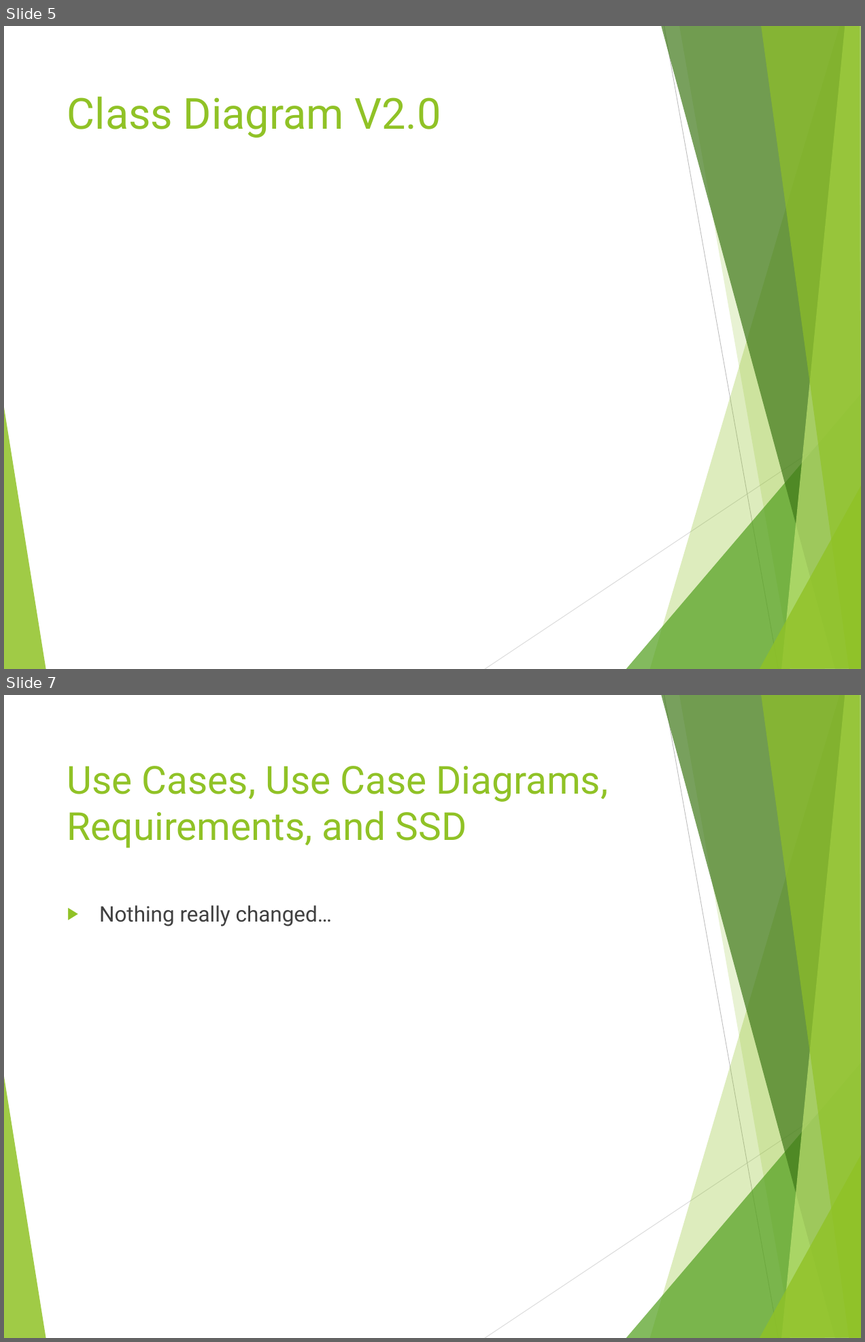
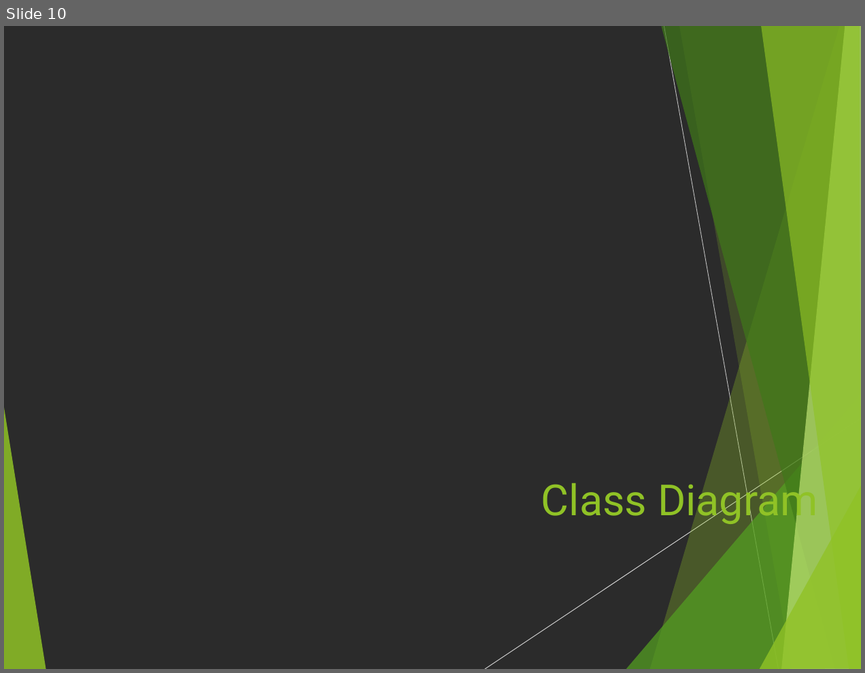
Before and after one commit to Haizhepi/BearRides, a slide deck: Documentation/Iteration3.pptx. Shown one above the other, each under a label of ours: slides 5 and 7 before the commit, slide 10 after it; the slides between them are not shown. The pictures are 865x1342 and 865x673 pixels, drawn with LibreOffice and Linux fonts; fonts in the diff are those of the drawing; background and template pictures are left out; a plain dark background stands for a picture behind light text. Boxes give left, top, right and bottom in pixels: in the first picture for what was removed or moved away, otherwise in the second. Text is boxed around its words. In the diff, an @@ line names an element or a change of style, - is before the commit and + after.

```diff
--- a/Documentation/Iteration3.pptx
+++ b/Documentation/Iteration3.pptx
@@ slide 7 removed at [4, 695, 861, 1338], background #FFFFFF; not listed: 10 template elements that a slide beside it also shows @@
@@ title removed at [67, 766, 609, 848] @@
-Use Cases, Use Case Diagrams, Requirements, and SSD
@@ text removed at [99, 905, 332, 926] @@
-▶ Nothing really changed…
@@ what was slide 5 is now slide 10 @@
@@ slide 10 changed as well @@
@@ background #FFFFFF to picture (left out) @@
@@ title at [541, 476, 818, 526]: text changed @@
-Class Diagram V2.0
+Class Diagram
```
Also in this commit, not shown: 8 other slides changed, 8 slides added, 4 other slides removed, 17 other files.
